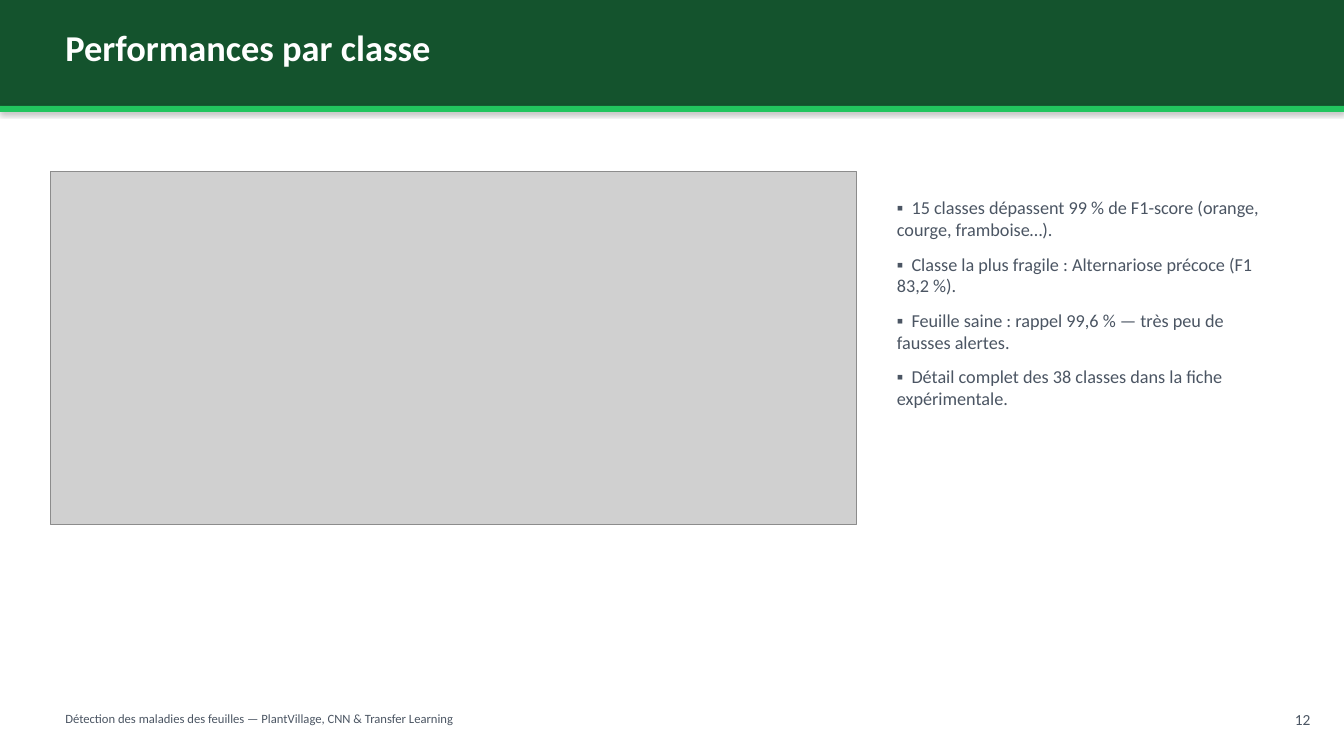
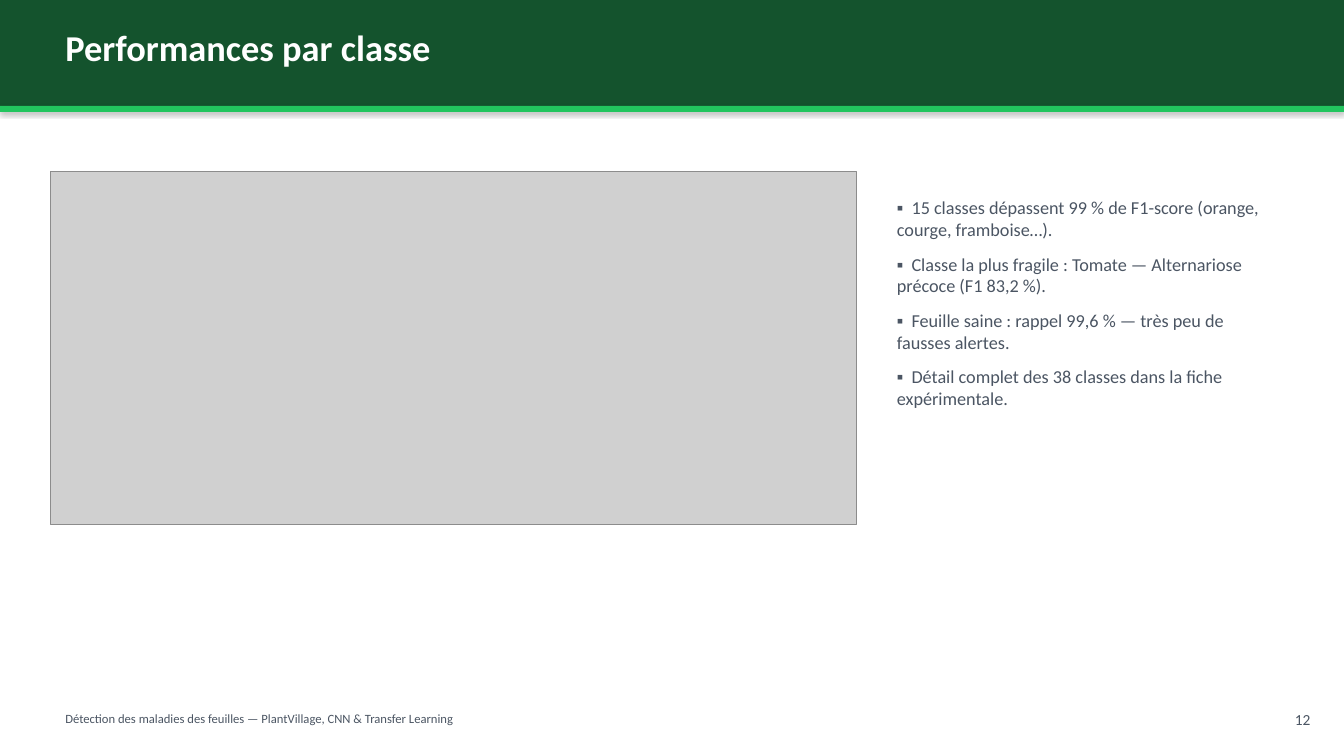
Before and after one commit to Haitam-Elouali/DeepLearning, a slide deck: slide 13 of docs/presentation/presentation_soutenance.pptx. Drawn at 1344x756 pixels with LibreOffice and Linux fonts; fonts in the diff are those of the drawing; grey boxes stand for pictures. Boxes give left, top, right and bottom in pixels: in the first picture for what was removed or moved away, otherwise in the second. Text is boxed around its words. In the diff, an @@ line names an element or a change of style, - is before the commit and + after.

```diff
--- a/docs/presentation/presentation_soutenance.pptx
+++ b/docs/presentation/presentation_soutenance.pptx
@@ text at [897, 258, 1241, 295]: text changed @@
-▪ Classe la plus fragile : Alternariose précoce (F1 83,2 %).
+▪ Classe la plus fragile : Tomate — Alternariose précoce (F1 83,2 %).
```
Also in this commit, not shown: 1 other slide changed, 21 other files.
